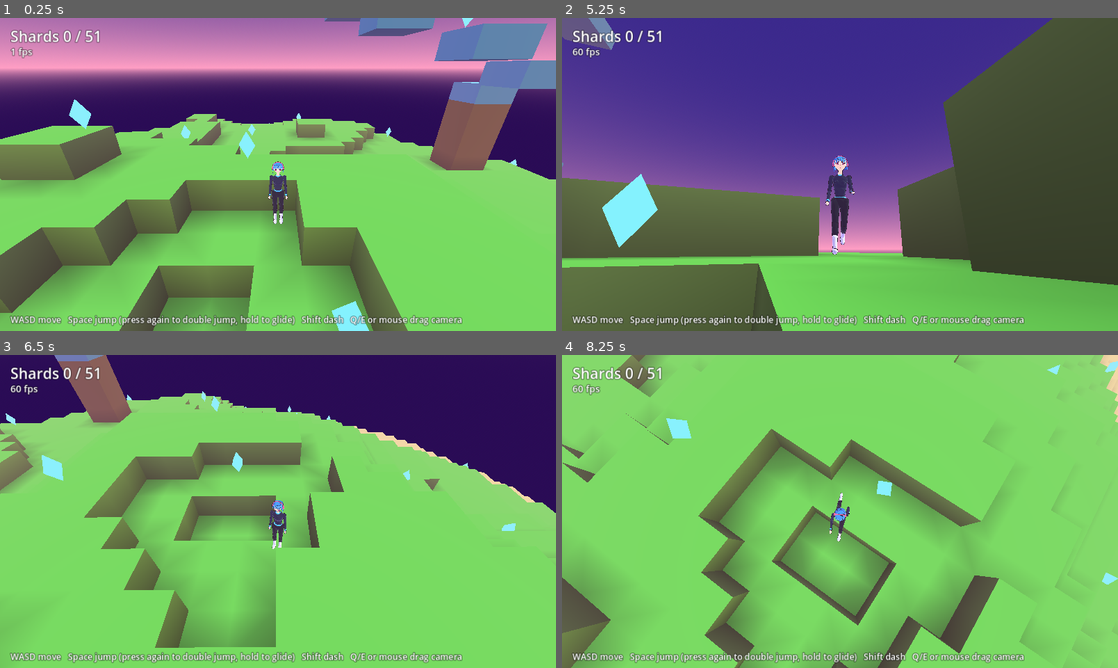
Above: before the commit, frames 1-4 (two rows, left to right).
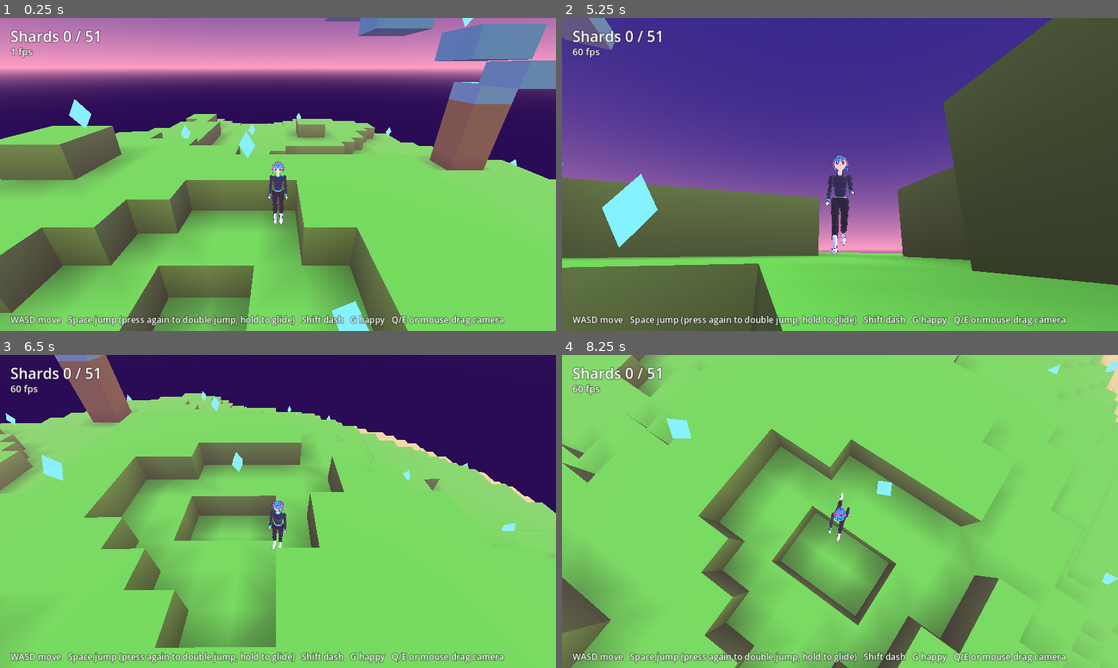
Above: after the commit, the same moments.

Repository: kutlusoy/game-quantumworld
Game: Godot game, scene res://scenes/world3d.tscn
Two runs of this game, one before a commit and one after it. Both use one fixed random seed, a clock stepped at 60 frames per second and the inputs below.
Inputs (mouse positions are in pixels of both pictures, inside the frame that each line leads up to):
- Up to frame 1 (0.25 s): no input
- Up to frame 2 (5.25 s): move the mouse to (962, 158) at 0.52 s; hold Right 0.53-1.25 s; hold G 0.53-1.25 s; click (962, 158) at 0.67 s; tap Space at 0.77, 3.77 s; drag from (728, 190) to (812, 237) at 1.27 s; move the mouse to (895, 105) at 2.02 s; hold Right 2.03-2.75 s; hold Shift 2.03-2.75 s; click (895, 105) at 2.17 s; tap G at 2.3, 3.8 s; drag from (812, 237) to (673, 127) at 2.77 s; move the mouse to (1006, 221) at 3.52 s; hold Left 3.53-4.25 s; hold E 3.53-4.25 s; click (1006, 221) at 3.67 s; drag from (673, 127) to (756, 96) at 4.27 s; move the mouse to (867, 174) at 5.02 s; hold S from 5.03 s (still down); hold G from 5.03 s (still down); click (867, 174) at 5.17 s
- Up to frame 3 (6.5 s): release S at 5.75 s; release G at 5.75 s; drag from (194, 433) to (166, 527) at 5.77 s
- Up to frame 4 (8.25 s): move the mouse to (962, 495) at 6.52 s; hold W 6.53-7.25 s; hold Q 6.53-7.25 s; click (962, 495) at 6.67 s; tap Space at 6.77 s; tap G at 6.8 s; drag from (728, 527) to (812, 574) at 7.27 s; move the mouse to (895, 442) at 8.02 s; hold S from 8.03 s (still down); hold G from 8.03 s (still down); click (895, 442) at 8.17 s

The runs differ from the first frame. In frame 1, 0.5% of the frame differs, in the area x 63-91%, y 94-99%; in frame 2, 0.6%, in the area x 47-91%, y 44-99%; in frame 3, 0.5%; in frame 4, 0.6%.

Commit message:
Hook emotes into the world scene and update art direction for adult avatars and body anatomy

Diff:
--- a/scripts/world3d/game3d.gd
+++ b/scripts/world3d/game3d.gd
@@ -34,6 +34,7 @@
 var cam_pos := Vector3.ZERO
 var time := 0.0
 var is_touch := false
+var _g_down := false
 
 func _ready() -> void:
 	is_touch = DisplayServer.is_touchscreen_available()
@@ -147,7 +148,7 @@
 	toast_label = _hud_label(layer, Vector2(24, 100), 30)
 	if not is_touch:
 		var hint := _hud_label(layer, Vector2(24, 680), 20)
-		hint.text = "WASD move   Space jump (press again to double jump, hold to glide)   Shift dash   Q/E or mouse drag camera"
+		hint.text = "WASD move   Space jump (press again to double jump, hold to glide)   Shift dash   G happy   Q/E or mouse drag camera"
 
 func _hud_label(parent: Node, pos: Vector2, size: int) -> Label:
 	var l := Label.new()
@@ -231,6 +232,8 @@
 	p.emitting = true
 	get_tree().create_timer(1.2).timeout.connect(p.queue_free)
 	_toast("Shard %d / %d" % [sim.collected_count, world.shards.size()])
+	if sim.grounded and Vector2(last_vel.x, last_vel.z).length() < 0.02:
+		avatar.happy()
 
 func _toast(text: String) -> void:
 	toast_label.text = text
@@ -249,6 +252,10 @@
 	var p := prev_pos.lerp(cur_pos, f)
 	avatar.position = p
 	avatar.update_pose(last_vel, sim.grounded, sim.gliding, sim.dash_ticks > 0, face, delta)
+	var g_now := Input.is_physical_key_pressed(KEY_G)
+	if (g_now and not _g_down) or touch.consume_emote():
+		avatar.happy()
+	_g_down = g_now
 	var cd: Vector2 = touch.consume_camera_delta()
 	yaw -= cd.x * 0.006
 	pitch = clampf(pitch + cd.y * 0.006, -0.3, 1.3)
Not shown, changed: docs/ART-DIRECTION.md
